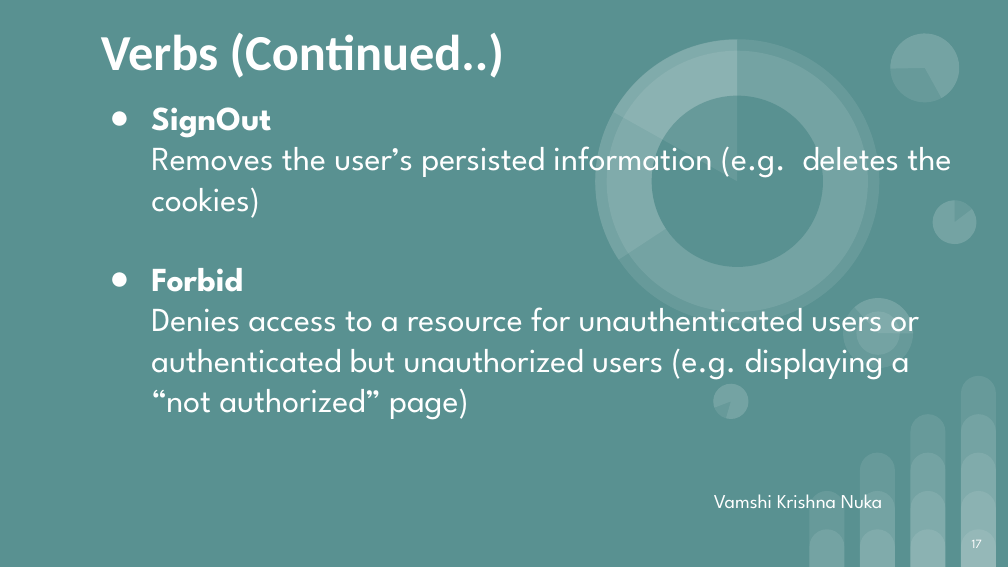
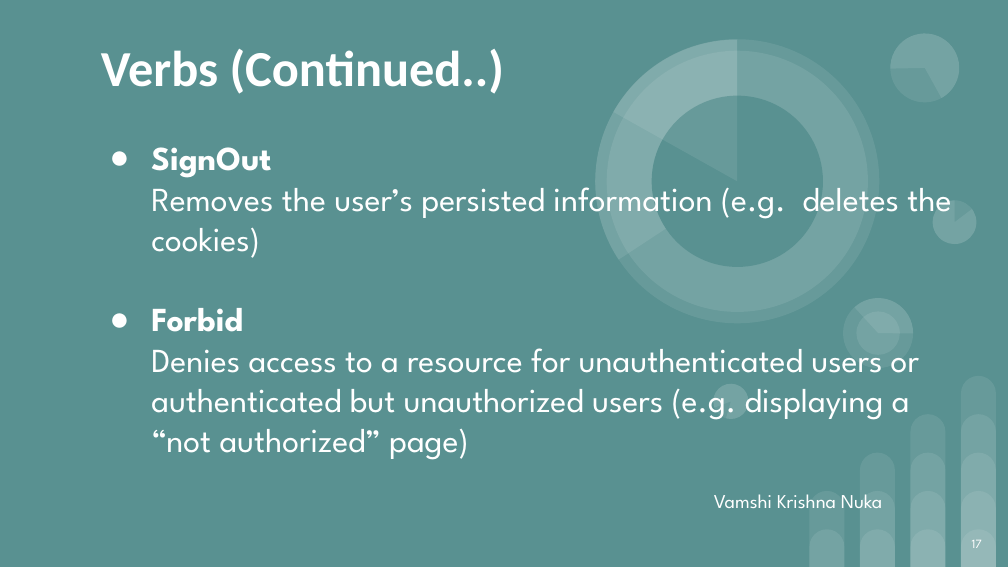
Before and after one commit to HarshithaChettyRagava/WebAuthentication, a slide deck: slide 17 of C # Presentation.pptx. Drawn at 1008x567 pixels with LibreOffice and Linux fonts; fonts in the diff are those of the drawing. Boxes give left, top, right and bottom in pixels: in the first picture for what was removed or moved away, otherwise in the second. Text is boxed around its words. In the diff, an @@ line names an element or a change of style, - is before the commit and + after.

```diff
--- a/C # Presentation.pptx
+++ b/C # Presentation.pptx
@@ title "Verbs (Continued..)": place and size @@
-title "Verbs (Continued..)" at bbox=[101, 33, 504, 78]
+title "Verbs (Continued..)" at bbox=[101, 49, 504, 94]
@@ subtitle "SignOut": place and size @@
-subtitle "SignOut" at bbox=[151, 107, 951, 420]
+subtitle "SignOut" at bbox=[151, 147, 951, 460]
```
Also in this commit, not shown: 2 other slides changed, 28 other files.
